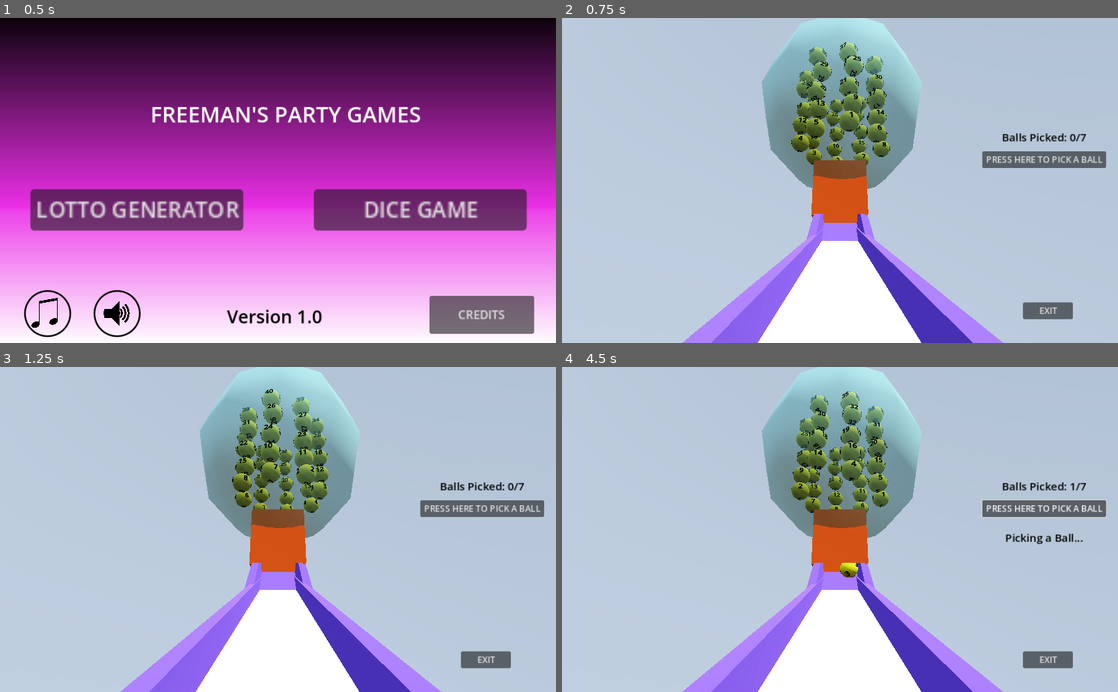
Above: before the commit, frames 1-4 (two rows, left to right).
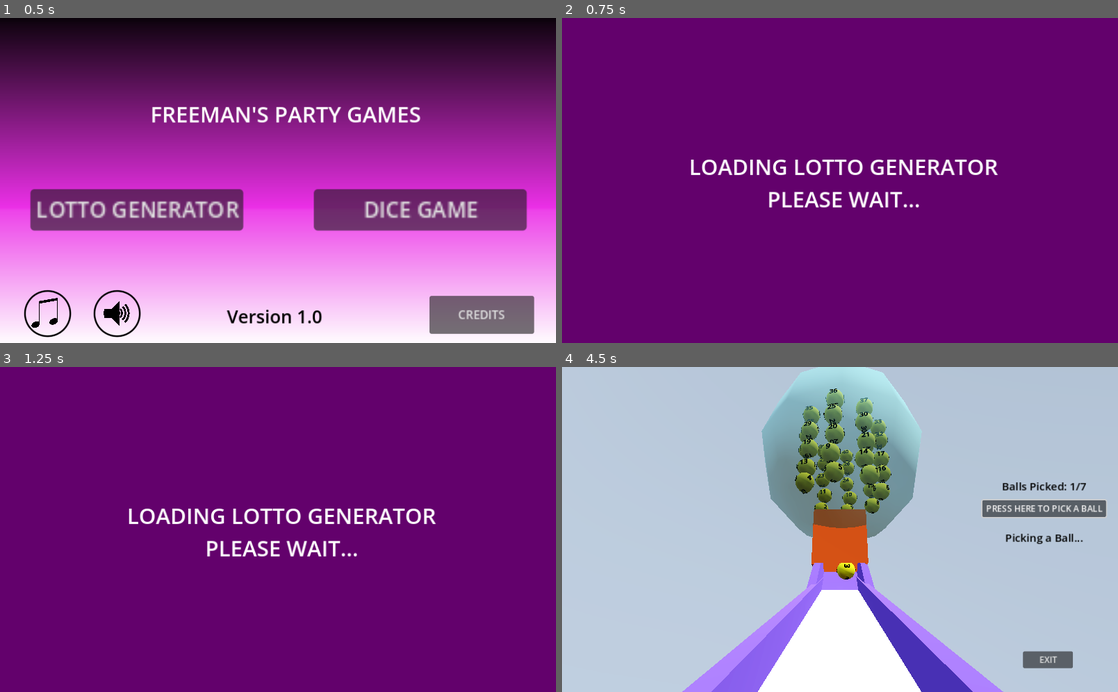
Above: after the commit, the same moments.

Repository: hffriman/Freemans-Party-Games
Game: Godot game, scene res://scenes/main_menu.tscn
The game is run twice, just before and just after one commit, with the same random seed, the same clock (stepped at 60 frames per second) and the same inputs.
Inputs (mouse positions are in pixels of both pictures, inside the frame that each line leads up to):
- Up to frame 1 (0.5 s): no input
- Up to frame 2 (0.75 s): click "LOTTO GENERATOR" at 0.5 s
- Up to frame 3 (1.25 s): no input
- Up to frame 4 (4.5 s): click "PRESS HERE TO PICK A BALL" at 1.25 s; click "PRESS HERE TO PICK A BALL" at 2 s; click "PRESS HERE TO PICK A BALL" at 2.75 s; move the mouse to (962, 513) at 3.52 s; click (962, 513) at 3.67 s; move the mouse to (728, 545) at 4.27 s; click (728, 545) at 4.42 s

Frame 1 is identical in both runs. In frame 2, 100% of the frame differs, in the area x 0-100%, y 0-100%; in frame 3, 100%; in frame 4, 4.9%.

Commit message:
Created Loading screens

Diff:
--- a/scenes/dicegame.tscn
+++ b/scenes/dicegame.tscn
@@ -65,6 +65,11 @@
 font_size = 55
 font_color = Color(1, 1, 0.203922, 1)
 
+[sub_resource type="CanvasTexture" id="CanvasTexture_3p021"]
+
+[sub_resource type="LabelSettings" id="LabelSettings_7fsgx"]
+font_size = 40
+
 [sub_resource type="StandardMaterial3D" id="StandardMaterial3D_amy7m"]
 metallic_specular = 0.0
 
@@ -441,6 +446,24 @@
 scale = Vector2(1.6573, 1.6573)
 text = "EXIT"
 
+[node name="Loading" type="CanvasLayer" parent="."]
+
+[node name="LoadingBG" type="Sprite2D" parent="Loading"]
+self_modulate = Color(0.388235, 0.00392157, 0.423529, 1)
+position = Vector2(511.75, 299.75)
+scale = Vector2(1024.5, 600.5)
+texture = SubResource("CanvasTexture_3p021")
+
+[node name="LoadingLabel" type="Label" parent="Loading"]
+offset_left = 169.0
+offset_top = 246.0
+offset_right = 877.0
+offset_bottom = 469.0
+text = "LOADING DICE GAME
+PLEASE WAIT..."
+label_settings = SubResource("LabelSettings_7fsgx")
+horizontal_alignment = 1
+
 [node name="housewalls" type="Node3D" parent="."]
 
 [node name="wall" type="CSGBox3D" parent="housewalls"]
--- a/scenes/lotto_generator.tscn
+++ b/scenes/lotto_generator.tscn
@@ -11,6 +11,11 @@
 [ext_resource type="Script" path="res://scripts/ball_detector.gd" id="9_hqj5j"]
 [ext_resource type="Script" path="res://scripts/DeadZone.gd" id="9_mgmm3"]
 [ext_resource type="AudioStream" uid="uid://x6xovrdmacpo" path="res://sounds/lotto-ball-105088.mp3" id="10_o2tlx"]
+
+[sub_resource type="CanvasTexture" id="CanvasTexture_5mscr"]
+
+[sub_resource type="LabelSettings" id="LabelSettings_kpsnr"]
+font_size = 40
 
 [sub_resource type="ProceduralSkyMaterial" id="ProceduralSkyMaterial_plqt5"]
 sky_horizon_color = Color(0.64625, 0.65575, 0.67075, 1)
@@ -45,6 +50,24 @@
 [node name="LottoGenerator" type="Node3D"]
 transform = Transform3D(-4.37114e-08, 0, -1, 0, 1, 0, 1, 0, -4.37114e-08, -3.35075, 165, 0)
 script = ExtResource("1_y4v4f")
+
+[node name="Loading" type="CanvasLayer" parent="."]
+
+[node name="LoadingBG" type="Sprite2D" parent="Loading"]
+self_modulate = Color(0.388235, 0.00392157, 0.423529, 1)
+position = Vector2(511.75, 299.75)
+scale = Vector2(1024.5, 600.5)
+texture = SubResource("CanvasTexture_5mscr")
+
+[node name="LoadingLabel" type="Label" parent="Loading"]
+offset_left = 165.0
+offset_top = 246.0
+offset_right = 873.0
+offset_bottom = 469.0
+text = "LOADING LOTTO GENERATOR
+PLEASE WAIT..."
+label_settings = SubResource("LabelSettings_kpsnr")
+horizontal_alignment = 1
 
 [node name="DirectionalLight3D" type="DirectionalLight3D" parent="."]
 transform = Transform3D(-0.866023, -0.433016, 0.250001, 0, 0.499998, 0.866027, -0.500003, 0.749999, -0.43301, 0, 0, 0)
--- a/scripts/dicegame.gd
+++ b/scripts/dicegame.gd
@@ -1,4 +1,6 @@
 extends Node3D
+
+var loading_screen
 
 var game_ready; var game_over
 var dice1_ready; var dice2_ready
@@ -38,6 +40,8 @@
 
 # Called when the node enters the scene tree for the first time.
 func _ready():
+
+	loading_screen = get_node("Loading")
 	game_ready = true
 	game_over = false
 
@@ -75,10 +79,15 @@
 	dice1._play_roll_sound()
 	dice2._play_roll_sound()
 
+
 # Called every frame. 'delta' is the elapsed time since the previous frame.
 func _physics_process(_delta):
 
 	if game_ready:
+
+		await get_tree().create_timer(1).timeout
+		loading_screen.visible = false
+
 		dice1_ready = dice1._check_readiness(dice1_ready, dice1.is_rotating)
 		dice2_ready = dice2._check_readiness(dice2_ready, dice2.is_rotating)
 
--- a/scripts/lotto_generator.gd
+++ b/scripts/lotto_generator.gd
@@ -4,6 +4,8 @@
 	11, 12, 13, 14, 15, 16, 17, 18, 19, 20,
 	21, 22, 23, 24, 25, 26, 27, 28, 29, 30,
 	31, 32, 33, 34, 35, 36, 37, 38, 39, 40]
+
+var loading_screen
 
 var lotto_ball_rows
 var lotto_balls = []
@@ -33,6 +35,9 @@
 
 # Called when the node enters the scene tree for the first time.
 func _ready():
+
+	loading_screen = get_node("Loading")
+
 	lotto_ball_rows = get_node("lotto_balls").get_children()
 	lotto_points_icons = get_node("lotto_points_layer").point_icons
 
@@ -53,6 +58,10 @@
 
 # Called every frame. 'delta' is the elapsed time since the previous frame.
 func _process(_delta):
+
+	await get_tree().create_timer(1).timeout
+	loading_screen.visible = false
+
 
 	balls_left_label.text = "Balls Picked: " + str(balls_picked) + "/7"
 
Not shown, added: freemans_party_games_cover.png.import
Not shown: 1 places in scenes/dicegame.tscn that only renumber resources
Not shown: 1 places in scenes/lotto_generator.tscn that only renumber resources
Not shown, added: screenshot_1.png.import
Not shown, added: screenshot_2.png.import
Not shown, added: screenshot_3.png.import
Not shown, added: screenshot_4.png.import
Not shown, added: screenshot_5.png.import
